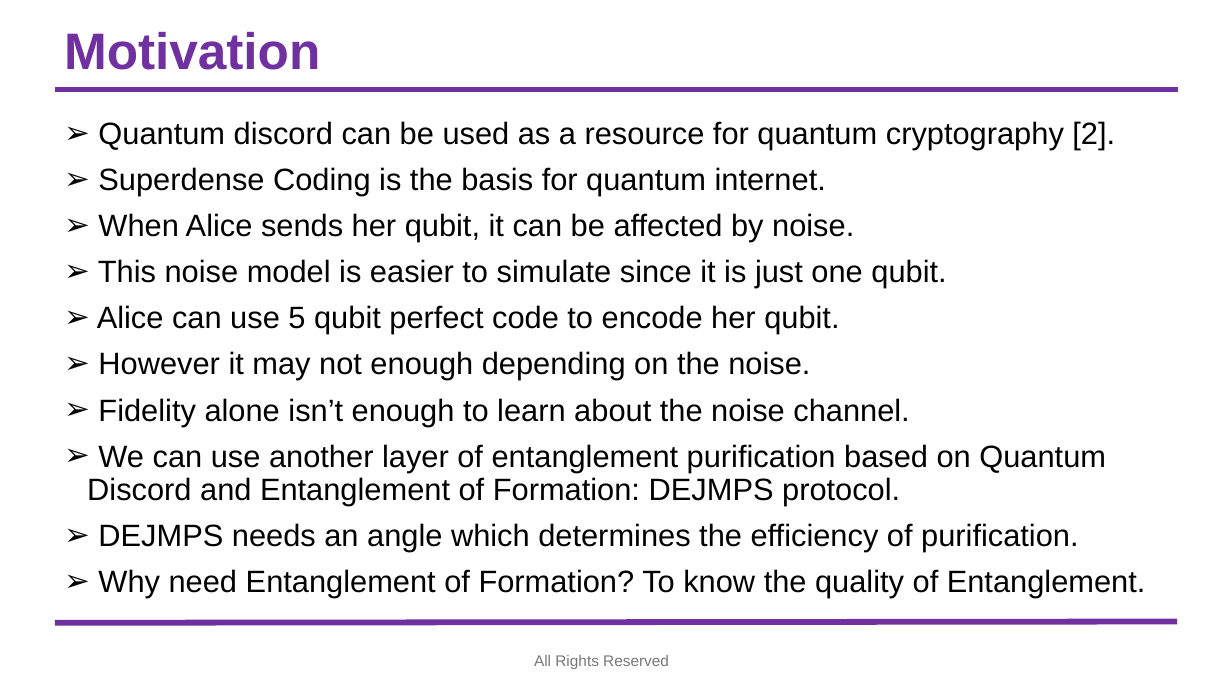
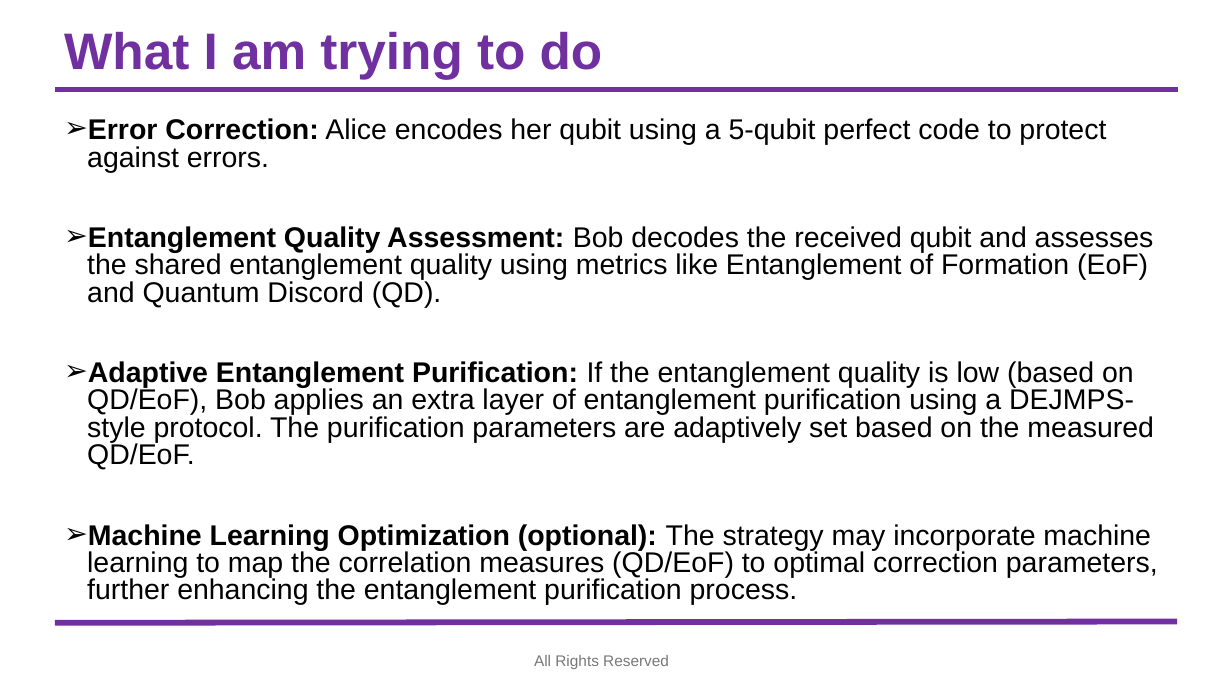
Before and after one commit to syedshubha/QNET25_Shubha, a slide deck: slide 3 of Fidelity_EntropyMatrics.pptx. Drawn at 1232x693 pixels with LibreOffice and Linux fonts; fonts in the diff are those of the drawing; background and template pictures are left out. Boxes give left, top, right and bottom in pixels: in the first picture for what was removed or moved away, otherwise in the second. Text is boxed around its words. In the diff, an @@ line names an element or a change of style, - is before the commit and + after.

```diff
--- a/Fidelity_EntropyMatrics.pptx
+++ b/Fidelity_EntropyMatrics.pptx
@@ title at <box>64,32,603,79</box>: text changed @@
-Motivation
+What I am trying to do
@@ text at <box>87,118,1158,605</box>: text changed; size 24 to 22.2 pt @@
-➢ Quantum discord can be used as a resource for quantum cryptography [2].
-➢ Superdense Coding is the basis for quantum internet.
-➢ When Alice sends her qubit, it can be affected by noise.
-➢ This noise model is easier to simulate since it is just one qubit.
-➢ Alice can use 5 qubit perfect code to encode her qubit.
-➢ However it may not enough depending on the noise.
-➢ Fidelity alone isn’t enough to learn about the noise channel.
-➢ We can use another layer of entanglement purification based on Quantum Discord and Entanglement of Formation: DEJMPS protocol.
-➢ DEJMPS needs an angle which determines the efficiency of purification.
-➢ Why need Entanglement of Formation? To know the quality of Entanglement.
+➢ Error Correction: Alice encodes her qubit using a 5-qubit perfect code to protect against errors.
+➢ Entanglement Quality Assessment: Bob decodes the received qubit and assesses the shared entanglement quality using metrics like Entanglement of Formation (EoF) and Quantum Discord (QD).
+➢ Adaptive Entanglement Purification: If the entanglement quality is low (based on QD/EoF), Bob applies an extra layer of entanglement purification using a DEJMPS-style protocol. The purification parameters are adaptively set based on the measured QD/EoF.
+➢ Machine Learning Optimization (optional): The strategy may incorporate machine learning to map the correlation measures (QD/EoF) to optimal correction parameters, further enhancing the entanglement purification process.
```
Also in this commit, not shown: 1 other slide changed, 3 slides added.
